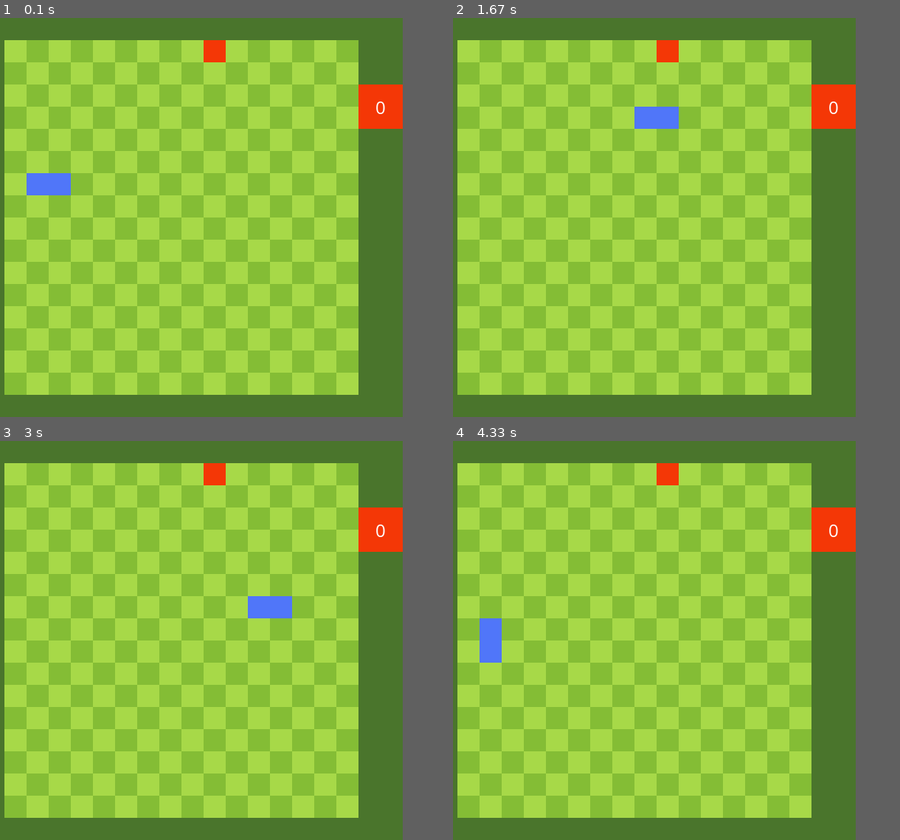
Above: before the commit, frames 1-4 (two rows, left to right).
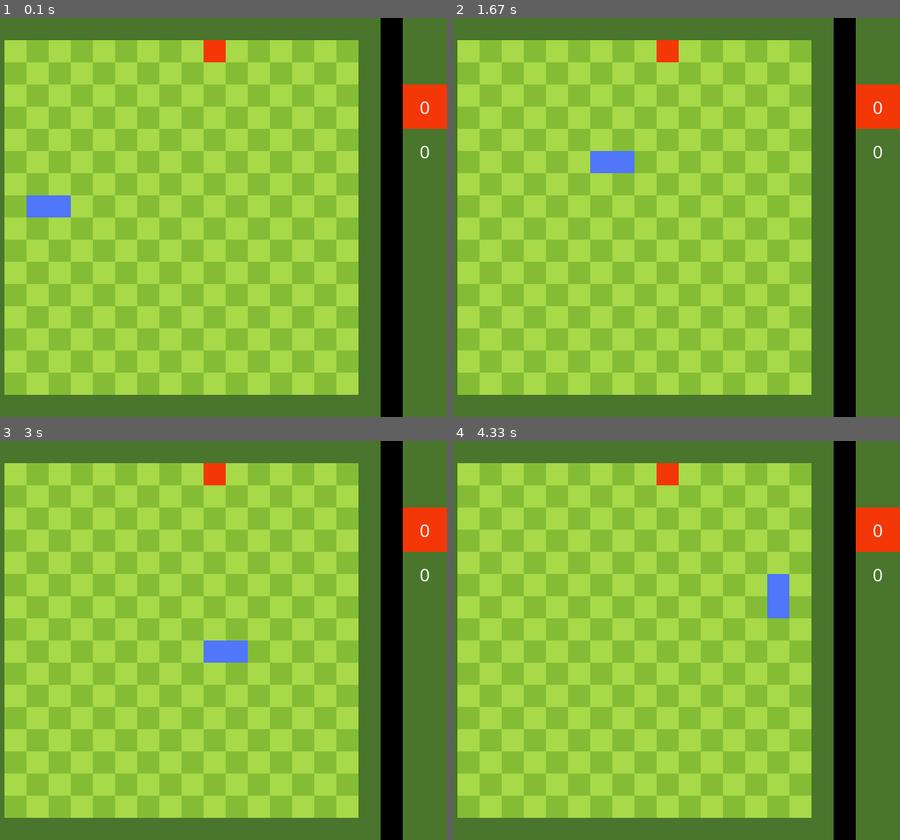
Above: after the commit, the same moments.

Repository: terrismark/python_pj
Game: pygame game, started from Snake game/snake.py
The game is run twice, just before and just after one commit, with the same random seed, the same clock (stepped at 60 frames per second) and the same inputs.
Inputs:
- Up to frame 1 (0.1 s): no input
- Up to frame 2 (1.67 s): hold Right 0.33-0.8 s; hold Up 0.83-1.13 s; hold Right 1.17-1.63 s
- Up to frame 3 (3 s): hold Down 2.23-2.53 s; hold Left 2.57-2.97 s
- Up to frame 4 (4.33 s): hold Up 3-3.37 s; hold Right 3.4-4.03 s; hold Down from 4.07 s (still down)
In our replay, the window is 570x540 before the commit and 630x540 after it. These sizes can differ from the game's own. Grey fills any space a smaller window leaves; there, only what the larger window draws over its background counts as a difference.

The runs differ from the first frame. In frame 1, 7.7% of the frame differs, in the area x 5-100%, y 0-100%; in frame 2, 7.7%; in frame 3, 7.7%; in frame 4, 7.7%.

Commit message:
Snake game alpha version cant fix the bug FIX BUG!!! - snake can turn back if clicking to buttons very quickly

Diff:
--- a/Snake game/snake.py
+++ b/Snake game/snake.py
@@ -8,11 +8,12 @@
     def __init__(self):
         self.color = (80, 118, 249)
         self.x = 2
-        self.y = (GRID_HEIGHT - 1) // 2
+        self.y = GRID_HEIGHT // 2
         self.poses = [(self.x * GRID_SIZE, self.y * GRID_SIZE),
                       ((self.x + 1) * GRID_SIZE, self.y * GRID_SIZE)]
         self.direction = (0, 0)
         self.upgrade = False
+        self.high_score = 0
 
     def draw(self):
         for i in self.poses:
@@ -35,7 +36,7 @@
 
     def reset_snake(self):
         self.x = 2
-        self.y = (GRID_HEIGHT - 1) // 2
+        self.y = GRID_HEIGHT // 2
         self.poses = [(self.x * GRID_SIZE, self.y * GRID_SIZE),
                       ((self.x + 1) * GRID_SIZE, self.y * GRID_SIZE)]
         self.direction = (0, 0)
@@ -84,7 +85,7 @@
             if event.type == pg.QUIT:
                 pg.quit()
                 sys.exit()
-            # move every (repeating time) milliseconds
+            # move every 120 milliseconds
             if event.type == SCREEN_UPDATE:
                 self.update()
             if event.type == pg.KEYDOWN:
@@ -117,7 +118,7 @@
     # game over states
     def game_over(self):
         # if snake hits walls
-        state_1 = GRID_SIZE <= self.snake.poses[0][0] < SCREEN_WIDTH - 2 * GRID_SIZE
+        state_1 = GRID_SIZE <= self.snake.poses[0][0] < SCREEN_WIDTH - 4 * GRID_SIZE
         state_2 = GRID_SIZE <= self.snake.poses[0][1] < SCREEN_HEIGHT - GRID_SIZE
         if not (state_1 and state_2):
             self.snake.reset_snake()
@@ -127,13 +128,27 @@
             if i == self.snake.poses[0]:
                 self.snake.reset_snake()
 
+        # if snake is overflows all the field
+        if len(self.snake.poses) == GRID_WIDTH*GRID_HEIGHT - 1:
+            self.snake.reset_snake()
+
 
 # function that draws score
 def draw_score():
-    score = str(len(game.snake.poses) - 2)
-    score_text = score_font.render(score, True, (255, 255, 255))
+    # displaying current score
+    score = len(game.snake.poses) - 2
+    score_text = score_font.render(str(score), True, (255, 255, 255))
     score_rect = score_text.get_rect(center=(SCREEN_WIDTH - GRID_SIZE, 4*GRID_SIZE))
     screen.blit(score_text, score_rect)
+
+    # high score counting
+    if score != 0 and game.snake.high_score < score:
+        game.snake.high_score = score
+
+    # displaying high score
+    high_score_text = score_font.render(str(game.snake.high_score), True, (255, 255, 255))
+    high_score_rect = high_score_text.get_rect(center=(SCREEN_WIDTH - GRID_SIZE, 6*GRID_SIZE))
+    screen.blit(high_score_text, high_score_rect)
 
 
 # function that draws a grid layout
@@ -141,7 +156,9 @@
     for i in range(SCREEN_WIDTH // GRID_SIZE):
         for j in range(SCREEN_HEIGHT // GRID_SIZE):
             square = pg.Rect((i * GRID_SIZE, j * GRID_SIZE), (GRID_SIZE, GRID_SIZE))
-            if i == 0 or i >= SCREEN_WIDTH // GRID_SIZE - 2:
+            if i == SCREEN_WIDTH // GRID_SIZE - 3:
+                pg.draw.rect(surface, (0, 0, 0), square)
+            elif i == 0 or i == SCREEN_WIDTH // GRID_SIZE - 4 or i >= SCREEN_WIDTH // GRID_SIZE - 2:
                 if i >= SCREEN_WIDTH // GRID_SIZE - 2:
                     if j == 3 or j == 4:
                         pg.draw.rect(surface, (244, 55, 6), square)
@@ -165,17 +182,16 @@
 # screen and grid params
 GRID_SIZE = 30
 SCREEN_HEIGHT = 540
-SCREEN_WIDTH = 570
-GRID_WIDTH = (SCREEN_WIDTH - 3 * GRID_SIZE) // GRID_SIZE
+SCREEN_WIDTH = 630
+GRID_WIDTH = (SCREEN_WIDTH - 5 * GRID_SIZE) // GRID_SIZE
 GRID_HEIGHT = (SCREEN_HEIGHT - 2 * GRID_SIZE) // GRID_SIZE
 
 # font
 pg.font.init()
 score_font = pg.font.SysFont('Comic Sans MS', 26)
-text_example = score_font.render("1123", True, (255, 255, 255))
 
 # moving each (repeat time) milliseconds
-repeat_time = 120
+repeat_time = 150
 SCREEN_UPDATE = pg.USEREVENT
 pg.time.set_timer(SCREEN_UPDATE, repeat_time)
 
@@ -202,4 +218,4 @@
     draw_score()
 
     pg.display.update()
-    clock.tick(60)
+    clock.tick(10)
